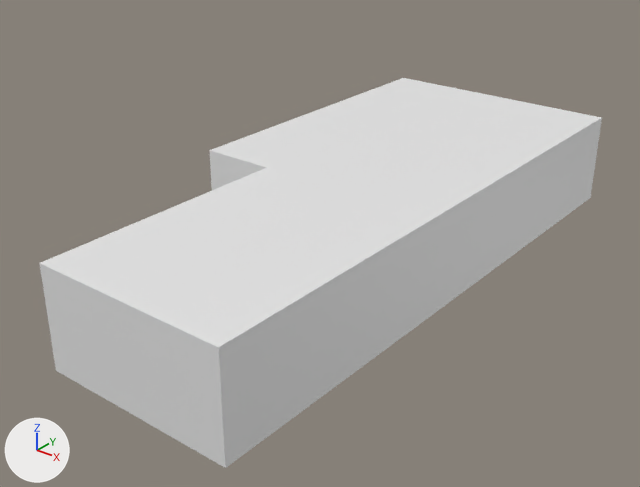
What one commit did to the FBX model UncannyTesting/Assets/Objects/Environment/building_other1.fbx.
Before and after are seen from a 50 mm camera at (41.1, -27.8, 22.4) aimed at (14.3, 5.8, 1.6). The axes (+X, +Y, +Z) are drawn at lower left. The lights are the same throughout.

Script lines for the objects in view, before the commit:
```python
me_cube_095 = bpy.data.meshes.new('Cube.095')
me_cube_095.from_pydata(...)  # 16 vertices, 14 faces; spans x -7.1..7.6, y -18.0..15.7, z -2.7..2.7
ob_building_other = bpy.data.objects.new('building_other', me_cube_095)
ob_building_other.location = (14.07, 8.8, 2.69)
```
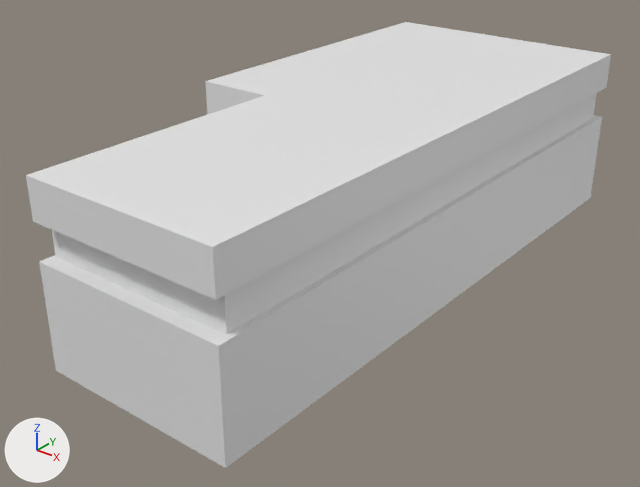
Where the change shows, as pixel boxes (x1, y1, x2, y2) in the pictures (640 x 487 px):
'building_other', reshaped (14% taller)
    before: (39, 78, 602, 468)
    after: (26, 22, 611, 468)

What changed in the scene script:
```text
Change me_cube_095:
    used by ob_building_other; location = (14.07, 8.8, 2.69)
    remove me_cube_095.from_pydata(...)  # 16 vertices, 14 faces; spans x -7.1..7.6, y -18.0..15.7, z -2.7..2.7
    add me_cube_095.from_pydata(...)  # 48 vertices, 46 faces; spans x -7.1..7.6, y -18.0..15.7, z -2.7..6.6
    me_cube_095 part 1
    11 faces are deleted
    6 vertices in x -7.1..7.6, y -18.0..15.7, z 2.7 move by (0.0, 0.0, 3.9)
    2 vertices move from x -2.9..7.6, y -3.7..15.7, z 2.7 to x -2.9..7.6, y -3.7..15.7, z 2.8
    20 vertices are added at x -6.9..7.6, y -17.3..15.7, z 2.8..6.6
    6 new vertices lie (0.0, 0.0, -2.0) away from vertices in x -7.1..7.6, y -18.0..15.7, z 2.7
    6 new vertices lie (0.0, 0.0, 5.5) away from vertices in x -7.1..7.6, y -18.0..15.7, z -2.7
    43 new faces join them
```
